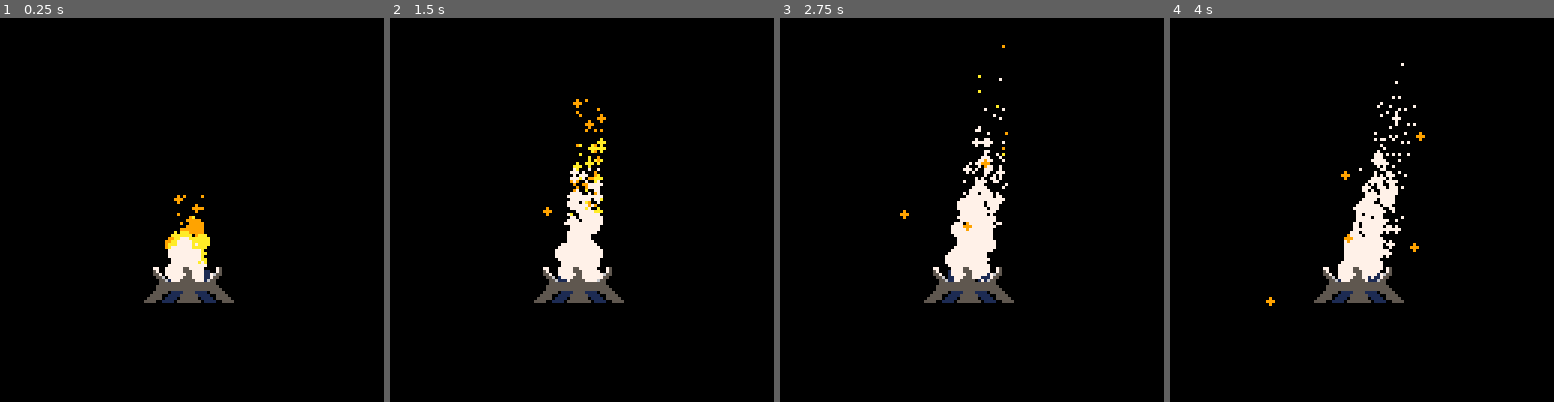
Above: before the commit, frames 1-4 (left to right).
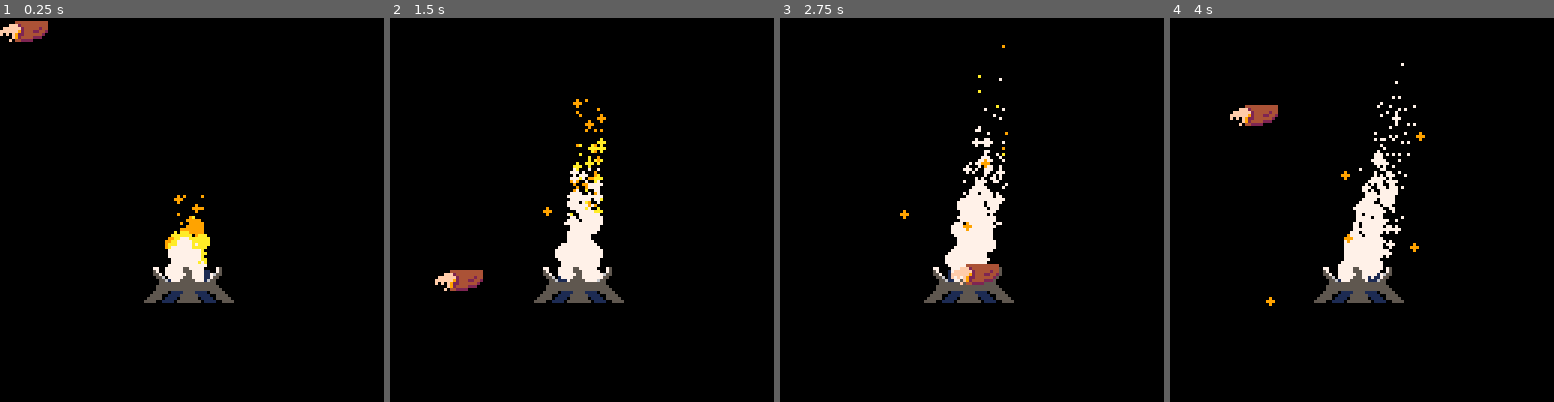
Above: after the commit, the same moments.

Repository: ShadeFunston/Brazier-Keeper
Game: PICO-8 cartridge brazier_keeper.p8
Two runs of this game, one before a commit and one after it. Both use one fixed random seed, a clock stepped at 60 frames per second and the inputs below.
Inputs (mouse positions are in pixels of both pictures, inside the frame that each line leads up to):
- Up to frame 1 (0.25 s): no input
- Up to frame 2 (1.5 s): click (670, 121) at 0.67 s; tap O (Z key) at 0.7 s; click (436, 267) at 1.22 s
- Up to frame 3 (2.75 s): tap O (Z key) at 1.7, 2.1, 2.5 s; click (887, 114) at 1.77 s; click (952, 259) at 2.32 s
- Up to frame 4 (4 s): click (1404, 106) at 2.87 s; tap O (Z key) at 2.9, 3.3, 3.7 s; click (1465, 256) at 3.42 s; click (1231, 102) at 3.97 s

The runs differ from the first frame. In frame 1, 0.5% of the frame differs, in the area x 0-13%, y 0-7%; in frame 2, 0.5%; in frame 3, 0.5%; in frame 4, 0.5%.

Commit message:
Fixed embers going off screen and added player pointer

Diff:
--- a/brazier_keeper.p8
+++ b/brazier_keeper.p8
@@ -7,8 +7,12 @@
 	palt(0,false)
 	palt(14,true)
 
+	-- enable mouse function
+	poke(0x5f2d,1)
+
 	fp_init()
 	em_init()
+	pt_init()
 
 end
 
@@ -16,6 +20,7 @@
 
 	fp_update()
 	em_update()
+	pt_update()
 end
 
 function _draw()
@@ -26,6 +31,7 @@
 	fp_draw()
 	spr(1,47,63,4,4)
 	em_draw()
+	pt_draw()
 
 end
 -->8
@@ -151,7 +157,18 @@
 				e.x+=e.spdx
 			end
 
-			if	not e.falling and e.y<=rnd(40)+10 then
+			-- handle if embers hit left or right wall
+			if e.x<=1 then
+				e.x=1
+				e.spdx=0
+				e.falling=true
+			elseif e.x>=126 then
+				e.x=126
+				e.spdx=0
+				e.falling=true
+			end
+
+			if	not e.falling and (e.y<=rnd(40)+10 or e.x<=1 or e.x>=128) then
 				e.falling=true
 				e.spdy=-e.spdy
 			end
@@ -185,23 +202,44 @@
 		circfill(e.x,e.y,1,e.c)
 	end
 end
+-->8
+-- pointer functions
+
+function pt_init()
+	pointer={
+		x=63,
+		y=63
+	}
+
+end
+
+function pt_update()
+
+	pointer.x=stat(32)
+	pointer.y=stat(33)
+
+end
+
+function pt_draw()
+	spr(9,pointer.x,pointer.y,2,2)
+end
 __gfx__
-00000000eeeeeeeeeeeeeeeeeeeeeeeeeeeeeeeeeeeeeeeeeeeeeeeeeeeeeeeeeeeeeeee00000000000000000000000000000000000000000000000000000000
-00000000eeeeeeeeeeeeeeeeeeeeeeeeeeeeeeeeeeeeeeeeeeeeeeeeeeeeeeeeeeeeeeee00000000000000000000000000000000000000000000000000000000
-00700700eeeeeeeeeeeeeeeeeeeeeeeeeeeeeeeeeeeeeeeeeeeeeeeeeeeeeeeeeeeeeeee00000000000000000000000000000000000000000000000000000000
-00077000eeeeeeeeeeeeeeeeeeeeeeeeeeeeeeeeeeeeeeeeeeeeeeeeeeeeeeeeeeeeeeee00000000000000000000000000000000000000000000000000000000
-00077000eeeeeeeeeeeeeeeeeeeeeeeeeeeeeeeeeeeeeeeeeeeeeeeeeeeeeeeeeeeeeeee00000000000000000000000000000000000000000000000000000000
-00700700eeeeeeeeeeeeeeeeeeeeeeeeeeeeeeeeeeeeeeeeeeeeeeeeeeeeeeeeeeeeeeee00000000000000000000000000000000000000000000000000000000
-00000000eeeeeeeeeeeeeeeeeeeeeeeeeeeeeeeeeeeeeeeeeeeeeeeeeeeeeeeeeeeeeeee00000000000000000000000000000000000000000000000000000000
-00000000eeeeeeeeeeeeeeeeeeeeeeeeeeeeeeeeeeeeeeeeeeeeeeeeeeeeeeeeeeeeeeee00000000000000000000000000000000000000000000000000000000
-00000000eeeeeeeeeeeeeeeeeeeeeeeeeeeeeeeeeeeeeeeeeeeeeeeeeeeeeeeeeeeeeeee00000000000000000000000000000000000000000000000000000000
-00000000eeeeeeeeeeeeeeeeeeeeeeeeeeeeeeeeeeeeeeeeeeeeeeeeeeeeeeeeeeeeeeee00000000000000000000000000000000000000000000000000000000
-00000000eeeeeeeeeeeeeeeeeeeeeeeeeeeeeeeeeeeeeeeeeeeeeeeeeeeeeeeeeeeeeeee00000000000000000000000000000000000000000000000000000000
-00000000eeeeeeeeeeeeeeeeeeeeeeeeeeeeeeeeeeeeeeeeeeeeeeeeeeeeeeeeeeeeeeee00000000000000000000000000000000000000000000000000000000
-00000000eeeeeeeeeeeeeeeeeeeeeeeeeeeeeeeeeeeeeeeeeeeeeeeeeeeeeeeeeeeeeeee00000000000000000000000000000000000000000000000000000000
-00000000eeeeeeeeeeeeeeeeeeeeeeeeeeeeeeeeeeeeeeeeeeeeeeeeeeeeeeeeeeeeeeee00000000000000000000000000000000000000000000000000000000
-00000000eeeeeeeeeeeeeeeeeeeeeeeeeeeeeeeeeeeeeeeeeeeeeeeeeeeeeeeeeeeeeeee00000000000000000000000000000000000000000000000000000000
-00000000eeeeeeeeeeeeeeeeeeeeeeeeeeeeeeeeeeeeeeeeeeeeeeeeeeeeeeeeeeeeeeee00000000000000000000000000000000000000000000000000000000
+00000000eeeeeeeeeeeeeeeeeeeeeeeeeeeeeeeeeeeeeeeeeeeeeeeeeeeeeeeeeeeeeeeeeeeeeeeeeeeeeeee0000000000000000000000000000000000000000
+00000000eeeeeeeeeeeeeeeeeeeeeeeeeeeeeeeeeeeeeeeeeeeeeeeeeeeeeeeeeeeeeeeeeeeee444444444440000000000000000000000000000000000000000
+00700700eeeeeeeeeeeeeeeeeeeeeeeeeeeeeeeeeeeeeeeeeeeeeeeeeeeeeeeeeeeeeeeeeeefff24444444440000000000000000000000000000000000000000
+00077000eeeeeeeeeeeeeeeeeeeeeeeeeeeeeeeeeeeeeeeeeeeeeeeeeeeeeeeeeeeeeeeeeffffff2444442440000000000000000000000000000000000000000
+00077000eeeeeeeeeeeeeeeeeeeeeeeeeeeeeeeeeeeeeeeeeeeeeeeeeeeeeeeeeeeeeeeeffffff92444224420000000000000000000000000000000000000000
+00700700eeeeeeeeeeeeeeeeeeeeeeeeeeeeeeeeeeeeeeeeeeeeeeeeeeeeeeeeeeeeeeeefefef9224444442e0000000000000000000000000000000000000000
+00000000eeeeeeeeeeeeeeeeeeeeeeeeeeeeeeeeeeeeeeeeeeeeeeeeeeeeeeeeeeeeeeeeeeeef924444222ee0000000000000000000000000000000000000000
+00000000eeeeeeeeeeeeeeeeeeeeeeeeeeeeeeeeeeeeeeeeeeeeeeeeeeeeeeeeeeeeeeeeeeefe442222eeeee0000000000000000000000000000000000000000
+00000000eeeeeeeeeeeeeeeeeeeeeeeeeeeeeeeeeeeeeeeeeeeeeeeeeeeeeeeeeeeeeeeeeeeeeeeeeeeeeeee0000000000000000000000000000000000000000
+00000000eeeeeeeeeeeeeeeeeeeeeeeeeeeeeeeeeeeeeeeeeeeeeeeeeeeeeeeeeeeeeeeeeeeeeeeeeeeeeeee0000000000000000000000000000000000000000
+00000000eeeeeeeeeeeeeeeeeeeeeeeeeeeeeeeeeeeeeeeeeeeeeeeeeeeeeeeeeeeeeeeeeeeeeeeeeeeeeeee0000000000000000000000000000000000000000
+00000000eeeeeeeeeeeeeeeeeeeeeeeeeeeeeeeeeeeeeeeeeeeeeeeeeeeeeeeeeeeeeeeeeeeeeeeeeeeeeeee0000000000000000000000000000000000000000
+00000000eeeeeeeeeeeeeeeeeeeeeeeeeeeeeeeeeeeeeeeeeeeeeeeeeeeeeeeeeeeeeeeeeeeeeeeeeeeeeeee0000000000000000000000000000000000000000
+00000000eeeeeeeeeeeeeeeeeeeeeeeeeeeeeeeeeeeeeeeeeeeeeeeeeeeeeeeeeeeeeeeeeeeeeeeeeeeeeeee0000000000000000000000000000000000000000
+00000000eeeeeeeeeeeeeeeeeeeeeeeeeeeeeeeeeeeeeeeeeeeeeeeeeeeeeeeeeeeeeeeeeeeeeeeeeeeeeeee0000000000000000000000000000000000000000
+00000000eeeeeeeeeeeeeeeeeeeeeeeeeeeeeeeeeeeeeeeeeeeeeeeeeeeeeeeeeeeeeeeeeeeeeeeeeeeeeeee0000000000000000000000000000000000000000
 00000000eeeeeeeeeeeeeeeeeeeeeeeeeeeeeeeeeeeeeeeeeeeeeeeeeeeeeeeeeeeeeeee00000000000000000000000000000000000000000000000000000000
 00000000eeeeeeeeeeeeeeeeeeeeeeeeeeeeeeeeeeeeeeeeeeeeeeeeeeeeeeeeeeeeeeee00000000000000000000000000000000000000000000000000000000
 00000000eeeeeeeeeeeeeeeeeeeeeeeeeeeeeeeeeeeeeeeeeeeeeeeeeeeeeeeeeeeeeeee00000000000000000000000000000000000000000000000000000000
